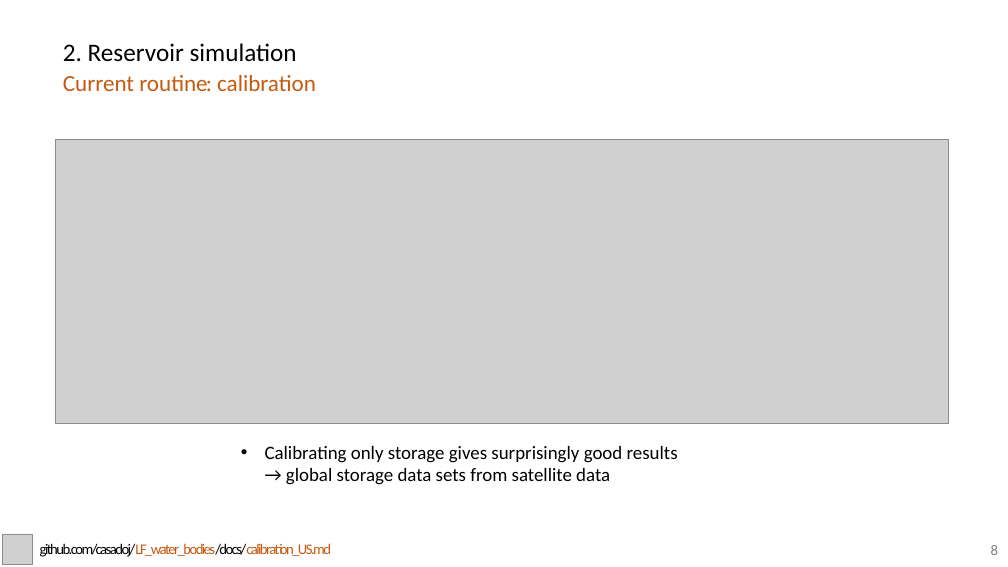
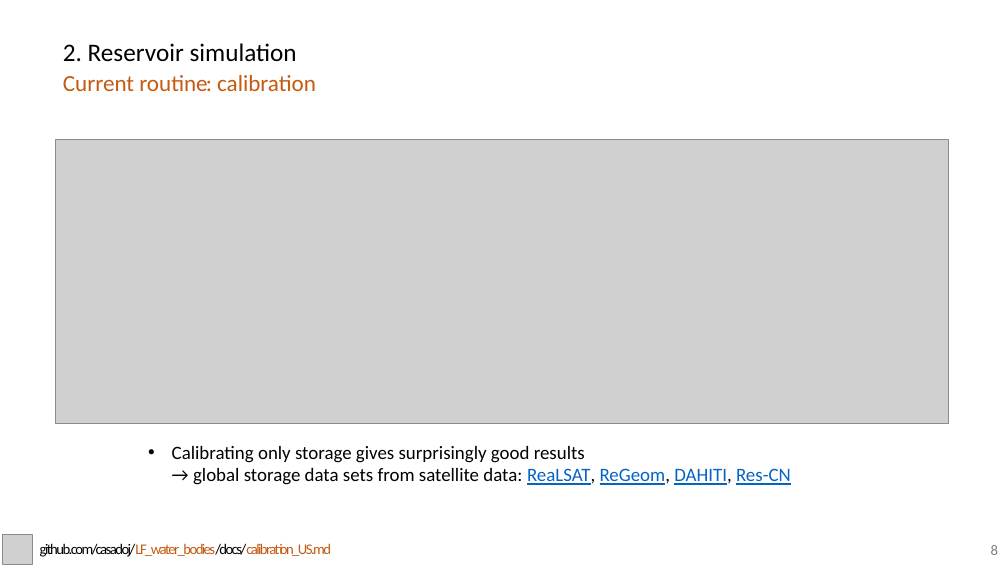
Before and after one commit to casadoj/lisflood-water_bodies, a slide deck: slide 8 of docs/meetings/20211121_D2_Gelati.pptx. Drawn at 1008x567 pixels with LibreOffice and Linux fonts; fonts in the diff are those of the drawing; grey boxes stand for pictures. Boxes give left, top, right and bottom in pixels: in the first picture for what was removed or moved away, otherwise in the second. Text is boxed around its words. In the diff, an @@ line names an element or a change of style, - is before the commit and + after.

Commit message:
Update presentation 22-Nov

```diff
--- a/docs/meetings/20211121_D2_Gelati.pptx
+++ b/docs/meetings/20211121_D2_Gelati.pptx
@@ text at [172, 446, 791, 485]: text changed @@
-• Calibrating only storage gives surprisingly good results → global storage data sets from satellite data
+• Calibrating only storage gives surprisingly good results
+  → global storage data sets from satellite data: ReaLSAT, ReGeom, DAHITI, Res-CN
```
Also in this commit, not shown: 4 other slides changed, 1 slide added.
